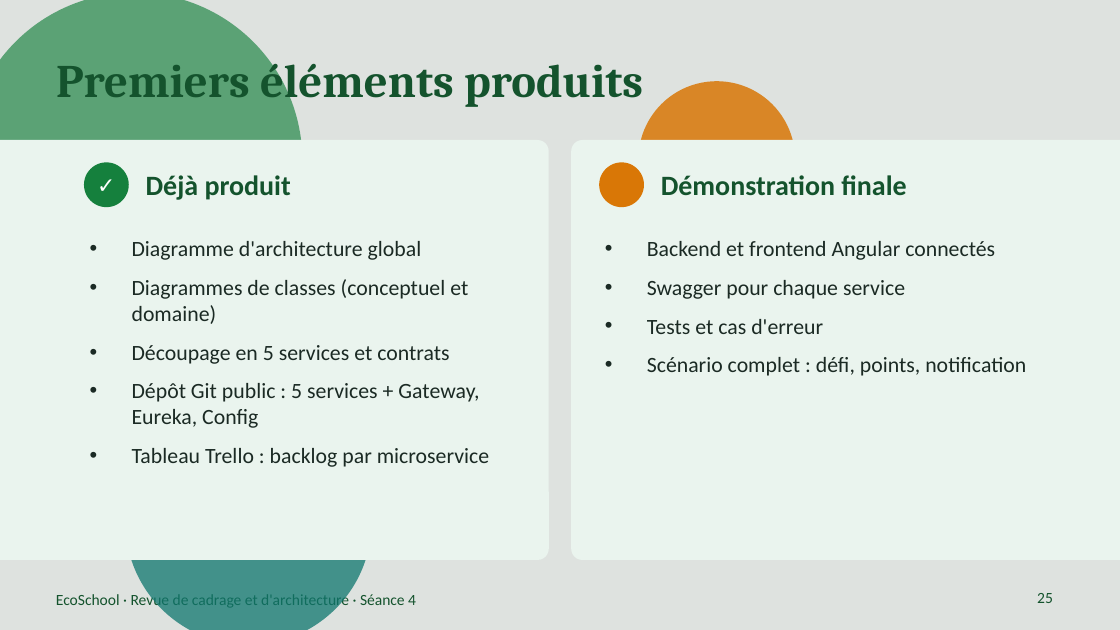
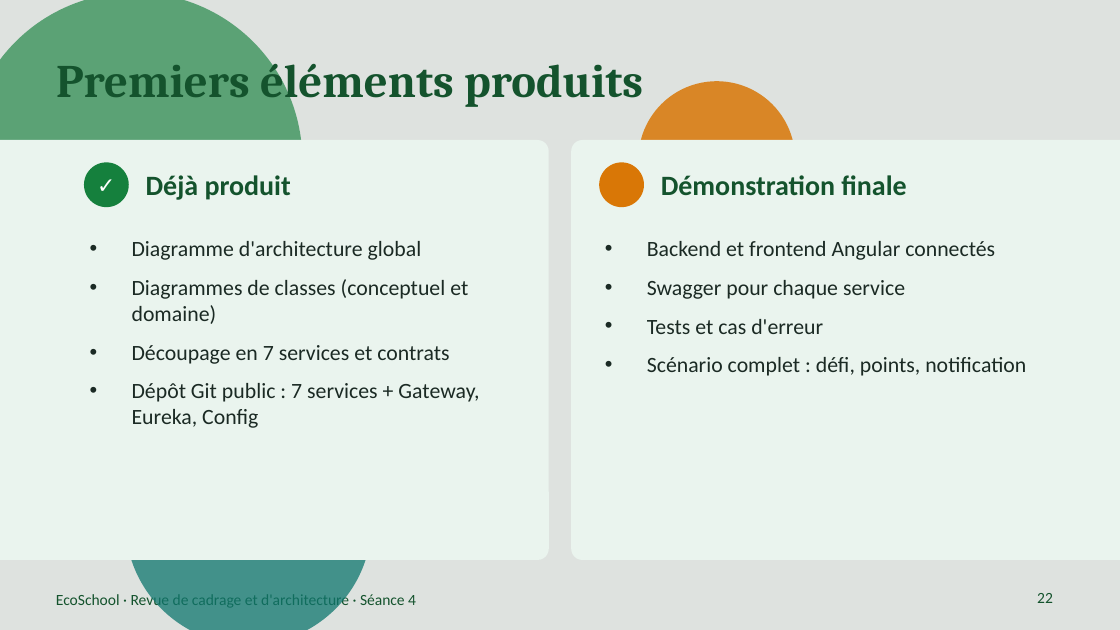
Before and after one commit to mustapha605/EcoSchool, a slide deck: slide 22 of Documentation/Presentation/EcoSchool_Presentation.pptx (slide 25 before the commit). Drawn at 1120x630 pixels with LibreOffice and Linux fonts; fonts in the diff are those of the drawing. Boxes give left, top, right and bottom in pixels: in the first picture for what was removed or moved away, otherwise in the second. Text is boxed around its words. In the diff, an @@ line names an element or a change of style, - is before the commit and + after.

```diff
--- a/Documentation/Presentation/EcoSchool_Presentation.pptx
+++ b/Documentation/Presentation/EcoSchool_Presentation.pptx
@@ text at (132,345,479,428): text changed @@
-• Découpage en 5 services et contrats
-• Dépôt Git public : 5 services + Gateway, Eureka, Config
-• Tableau Trello : backlog par microservice
+• Découpage en 7 services et contrats
+• Dépôt Git public : 7 services + Gateway, Eureka, Config
@@ page number at (1037,593,1053,603): text changed @@
-25
+22
```
Also in this commit, not shown: 13 other slides changed, 3 slides removed.
